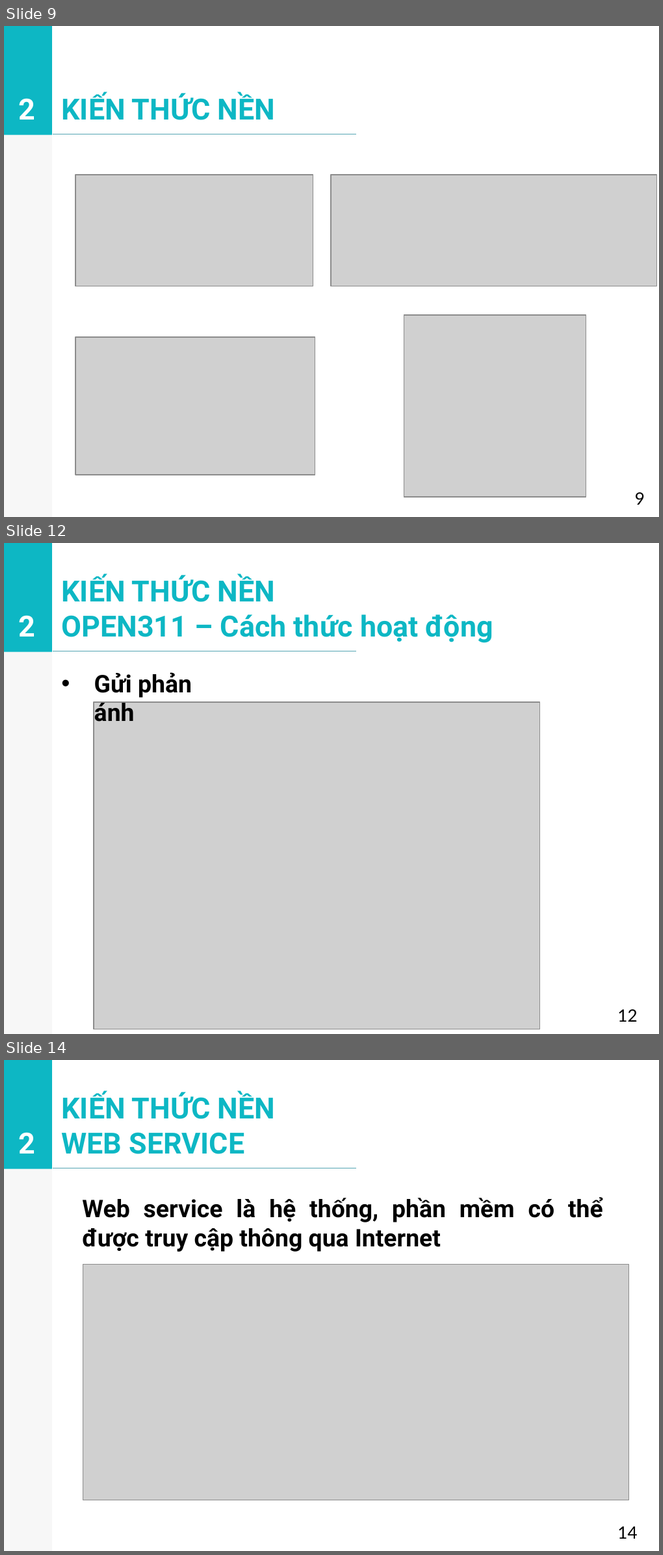
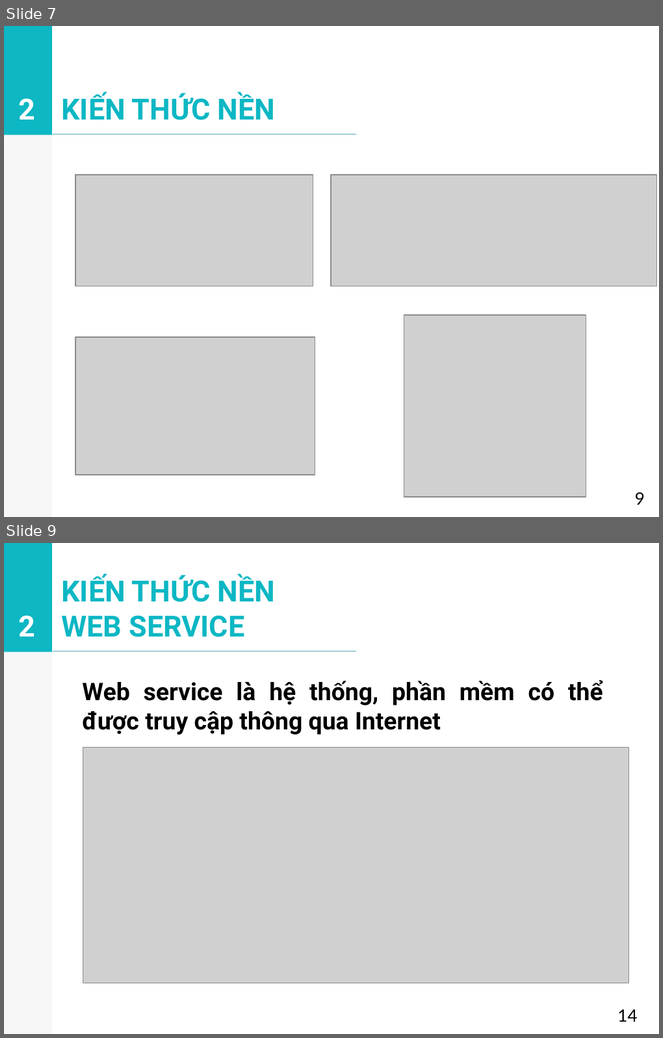
Before and after one commit to vovanluan/TTTN, a slide deck: BaoCao.pptx. Shown one above the other, each under a label of ours: slides 9, 12 and 14 before the commit, slides 7 and 9 after it; the slides between them are not shown. The pictures are 663x1555 and 663x1038 pixels, drawn with LibreOffice and Linux fonts; fonts in the diff are those of the drawing; grey boxes stand for pictures. Boxes give left, top, right and bottom in pixels: in the first picture for what was removed or moved away, otherwise in the second. Text is boxed around its words. In the diff, an @@ line names an element or a change of style, - is before the commit and + after.

```diff
--- a/BaoCao.pptx
+++ b/BaoCao.pptx
@@ slide 12 removed at (x1=4, y1=543, x2=659, y2=1034), background #FFFFFF; not listed: 2 template elements that a slide beside it also shows @@
@@ text removed at (x1=62, y1=575, x2=493, y2=643) @@
-KIẾN THỨC NỀN
-OPEN311 – Cách thức hoạt động
@@ text removed at (x1=18, y1=615, x2=35, y2=637) @@
-2
@@ line removed from (53, 652) to (356, 652) @@
@@ text removed at (x1=94, y1=672, x2=192, y2=722) @@
-• Gửi phản ánh
@@ picture removed at (x1=94, y1=702, x2=540, y2=1030) @@
@@ text removed at (x1=618, y1=1010, x2=637, y2=1022) @@
-12
@@ what was slide 9 is now slide 7 @@
@@ what was slide 14 is now slide 9 @@
```
Also in this commit, not shown: 4 slides changed, 6 other slides removed.
